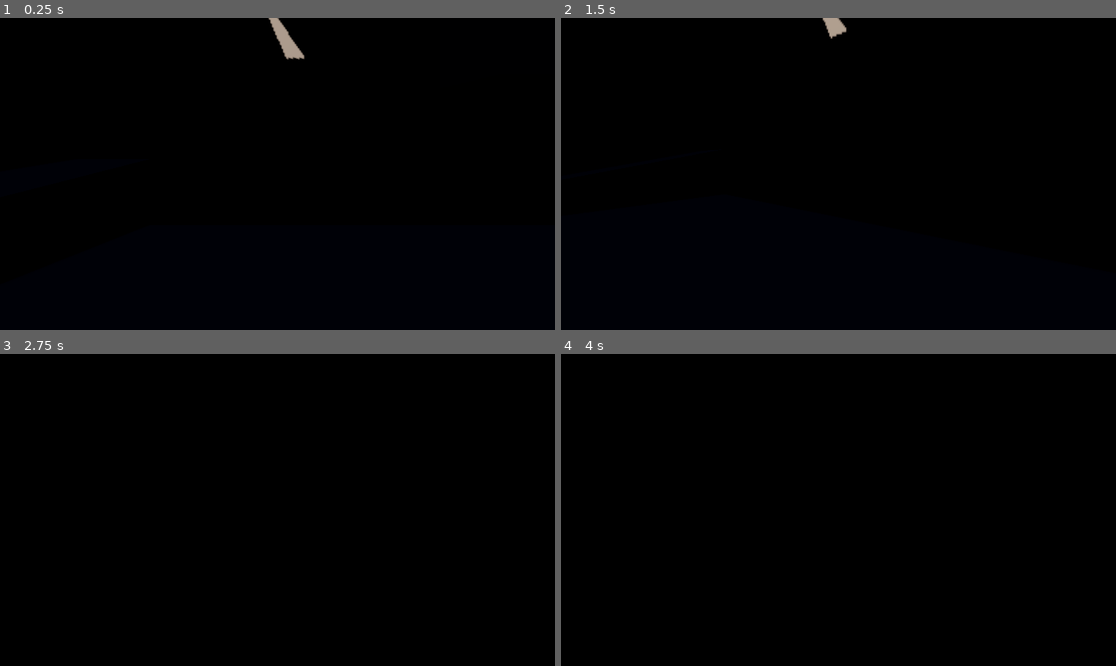
Above: before the commit, frames 1-4 (two rows, left to right).
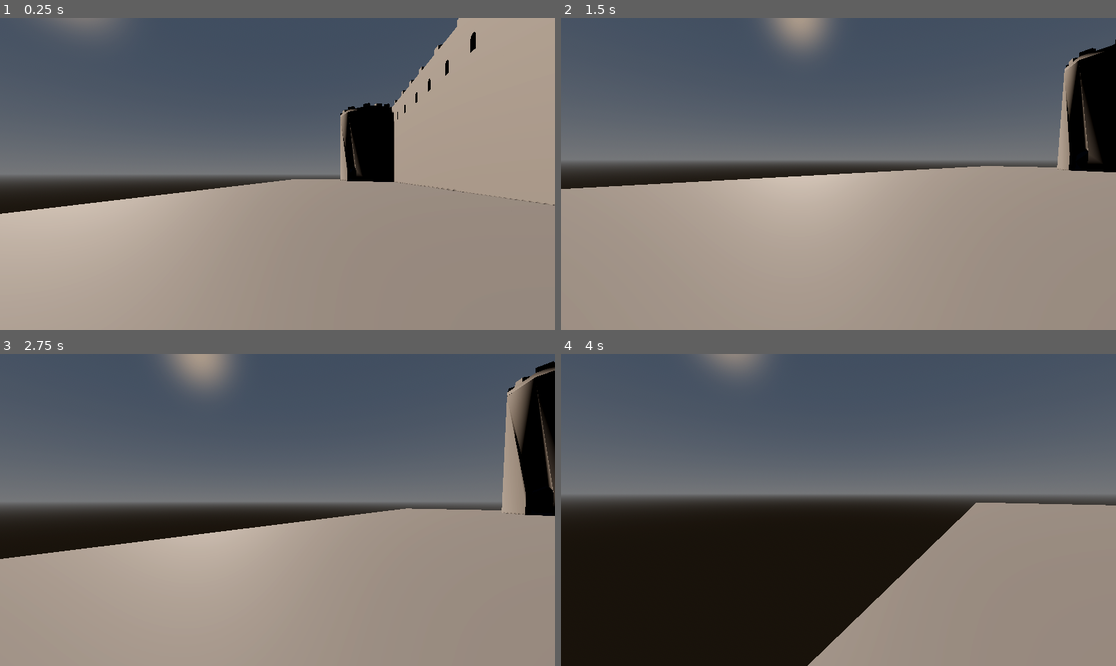
Above: after the commit, the same moments.

Repository: christianmf13/fuller-christian-3d-caper-crew
Game: Godot game, scene res://scenes/levels/level_01.tscn
Same seed, same stepped clock (60 frames per second), same inputs: the game is played once before the commit and once after it.
Inputs (mouse positions are in pixels of both pictures, inside the frame that each line leads up to):
- Up to frame 1 (0.25 s): no input
- Up to frame 2 (1.5 s): tap Enter (ui_accept) at 0.5, 0.77 s; move the mouse to (960, 158) at 0.52 s; hold Right (ui_right) 0.53-1.28 s; tap F (freefly) at 0.6 s; click (960, 158) at 0.67 s; move the mouse to (810, 174) at 1.27 s; hold Up (ui_up) from 1.28 s (still down); tap Shift (sprint) at 1.35 s
- Up to frame 3 (2.75 s): keep holding Up (ui_up); tap Enter (ui_accept) at 1.52 s; move the mouse to (288, 503) at 2.02 s; tap F (freefly) at 2.1 s
- Up to frame 4 (4 s): keep holding Up (ui_up); move the mouse to (832, 516) at 2.77 s; tap Shift (sprint) at 2.85 s; click (832, 516) at 2.92 s; tap Enter (ui_accept) at 3.02, 3.77 s; move the mouse to (877, 513) at 3.52 s; tap F (freefly) at 3.6 s

The runs differ from the first frame. In frame 1, 98% of the frame differs, in the area x 0-100%, y 0-100%; in frame 2, 97%; in frame 3, 98%; in frame 4, 90%.

Commit message:
Update level_01.tscn

Diff:
--- a/scenes/levels/level_01.tscn
+++ b/scenes/levels/level_01.tscn
@@ -2109,7 +2109,7 @@
 shadow_enabled = true
 
 [node name="ProtoController" parent="." unique_id=697205900 instance=ExtResource("1_m802k")]
-transform = Transform3D(1, 0, 0, 0, 1, 0, 0, 0, 1, 5.672022, 0.06804049, -10.259848)
+transform = Transform3D(-0.2869927, 0, 0.9579328, 0, 1, 0, -0.9579328, 0, -0.2869927, -46.87207, 0.06804049, 61.169224)
 can_sprint = true
 base_speed = 10.0
 sprint_speed = 15.0
